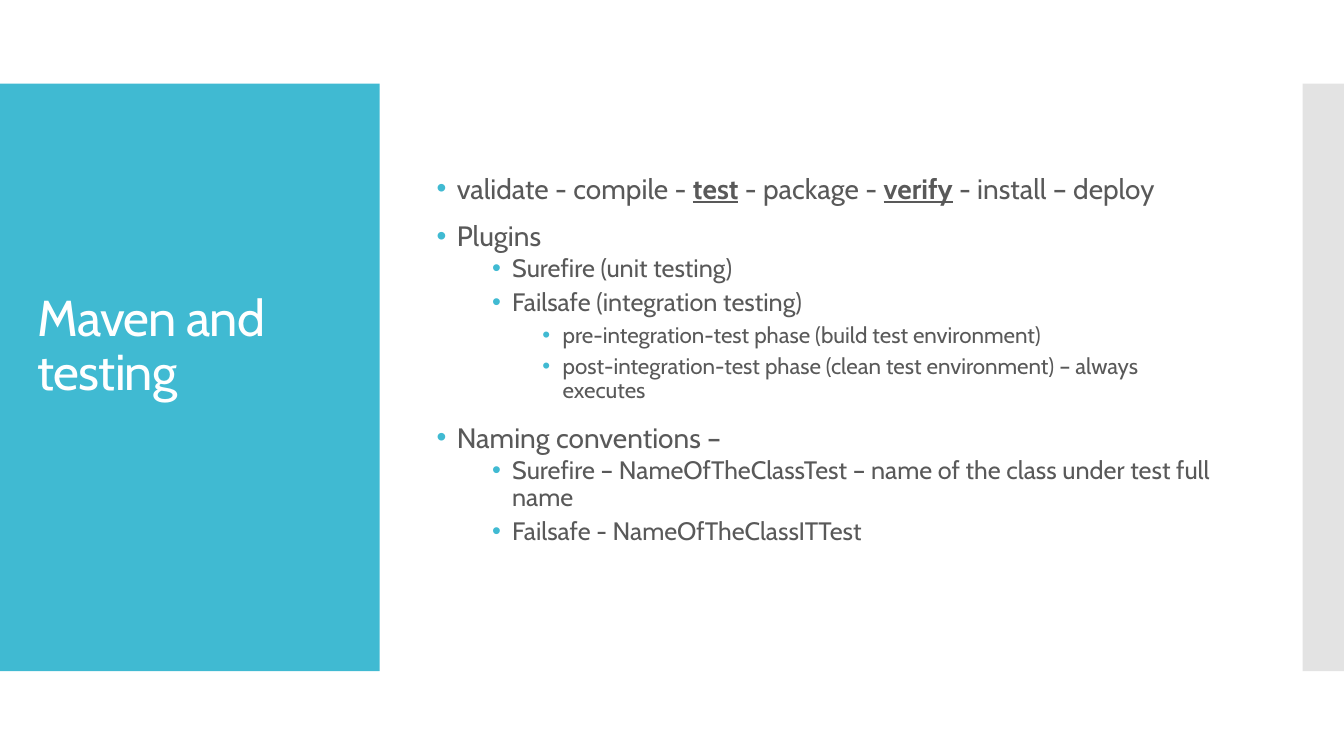
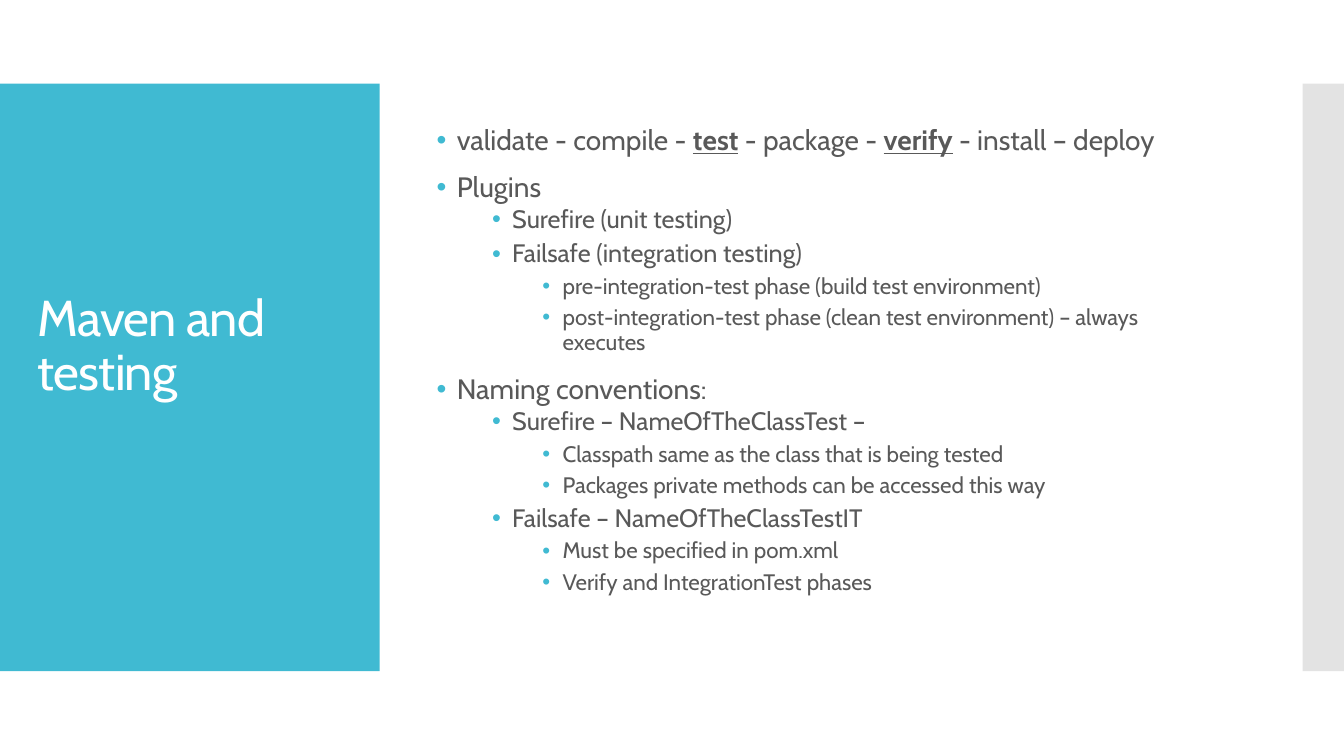
Before and after one commit to ivlahek/presentation.testing, a slide deck: slide 7 of Presentation.pptx. Drawn at 1344x756 pixels with LibreOffice and Linux fonts; fonts in the diff are those of the drawing. Boxes give left, top, right and bottom in pixels: in the first picture for what was removed or moved away, otherwise in the second. Text is boxed around its words. In the diff, an @@ line names an element or a change of style, - is before the commit and + after.

```diff
--- a/Presentation.pptx
+++ b/Presentation.pptx
@@ text at (x1=457, y1=379, x2=1046, y2=596): text changed; size 18 to 16 pt @@
-• Naming conventions –
-  • Surefire – NameOfTheClassTest – name of the class under test full name
-  • Failsafe - NameOfTheClassITTest
+• Naming conventions:
+  • Surefire – NameOfTheClassTest –
+    • Classpath same as the class that is being tested
+    • Packages private methods can be accessed this way
+  • Failsafe – NameOfTheClassTestIT
+    • Must be specified in pom.xml
+    • Verify and IntegrationTest phases
```
Also in this commit, not shown: 3 other slides changed, 5 slides added.
